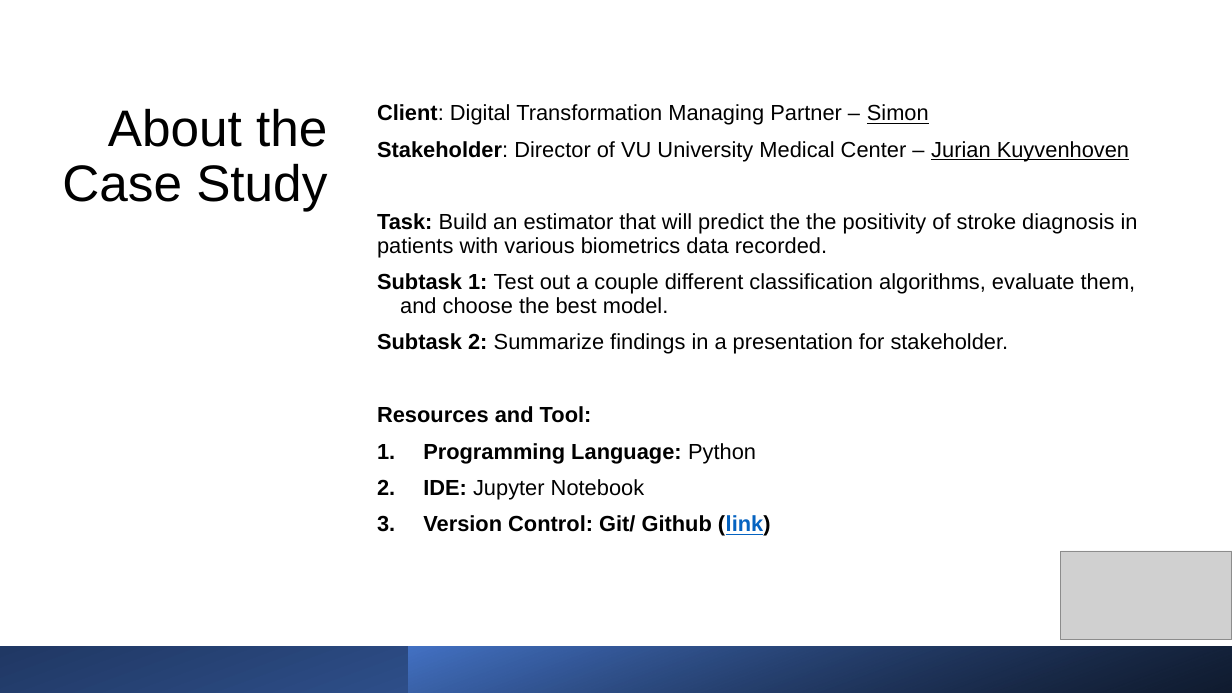
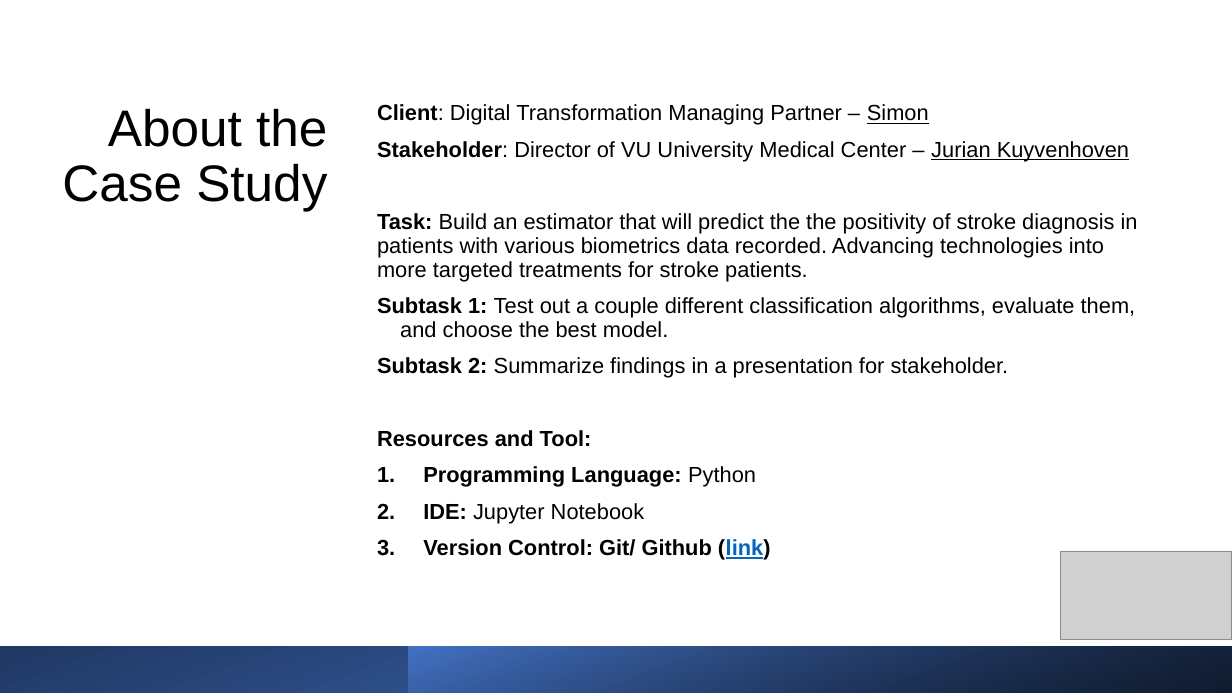
Before and after one commit to johnnys7n/Data-Scientist-Case-Study, a slide deck: slide 3 of JS-case-study-presentation.pptx. Drawn at 1232x693 pixels with LibreOffice and Linux fonts; fonts in the diff are those of the drawing; grey boxes stand for pictures. Boxes give left, top, right and bottom in pixels: in the first picture for what was removed or moved away, otherwise in the second. Text is boxed around its words. In the diff, an @@ line names an element or a change of style, - is before the commit and + after.

```diff
--- a/JS-case-study-presentation.pptx
+++ b/JS-case-study-presentation.pptx
@@ text at (x1=377, y1=213, x2=1138, y2=281): text changed @@
-Task: Build an estimator that will predict the the positivity of stroke diagnosis in patients with various biometrics data recorded.
+Task: Build an estimator that will predict the the positivity of stroke diagnosis in patients with various biometrics data recorded. Advancing technologies into more targeted treatments for stroke patients.
```
Also in this commit, not shown: 17 other slides changed, 1 other file.
